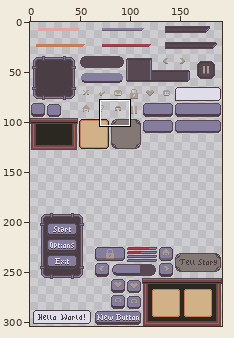
File history of a sprite sheet, Assets/Art/Sprites/UI/Menu_Ui.png. The first picture is a wide view before the edit; the outline marks the close-up.
Close-up. As it was:
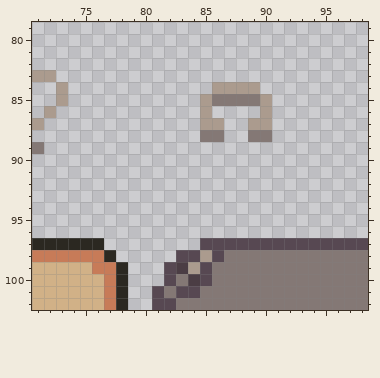
The file is 192x304 pixels. Shown: x 71..98, y 79..102.
After:
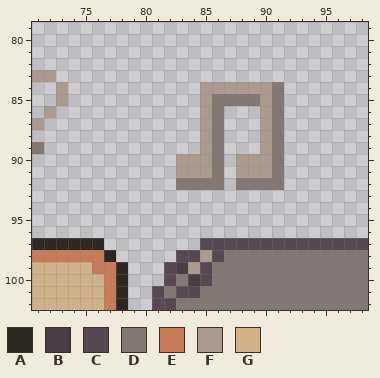
Palette (. is transparent): A #2b2821  B #4b3d44  C #574852  D #847875  E #c77b58  F #ab9b8e  G #d1b187
Diff:
{"y":84,"x":85,"old":".","new":"F"}
{"y":84,"x":90,"old":"..","new":"FD"}
{"y":85,"x":91,"old":".","new":"D"}
{"y":86,"x":86,"old":".","new":"D"}
{"y":86,"x":91,"old":".","new":"D"}
{"y":87,"x":86,"old":"F","new":"D"}
{"y":87,"x":89,"old":"F","new":"."}
{"y":87,"x":91,"old":".","new":"D"}
{"y":88,"x":85,"old":"D","new":"F"}
{"y":88,"x":89,"old":"DD.","new":".FD"}
{"y":89,"x":85,"old":"..","new":"FD"}
{"y":89,"x":90,"old":"..","new":"FD"}
{"y":90,"x":83,"old":"....","new":"FFFD"}
{"y":90,"x":88,"old":"....","new":"FFFD"}
{"y":91,"x":83,"old":"....","new":"FFFD"}
{"y":91,"x":88,"old":"....","new":"FFFD"}
{"y":92,"x":83,"old":"....","new":"DDDD"}
{"y":92,"x":88,"old":"....","new":"DDDD"}
{"label":"changed","picture_box":[176,82,284,190]}
